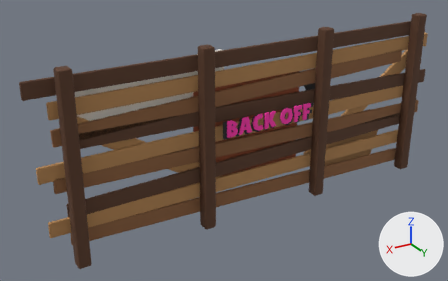
Two versions of the glTF model art/models/city_gate_barricade_door.glb, one commit apart.
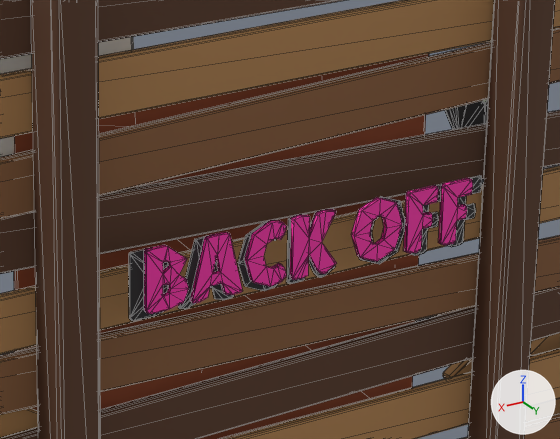
Each version is shown whole from a camera (50 mm lens) standing at (4.87, 6.97, 4.76) and looking at (0.5, -0.3, 1.12), then close up on the part from 42% to 74% of the width and 20% to 60% of the height. The axes (+X, +Y, +Z) are drawn at lower right. The lights are the same throughout. The older version's two pictures come first. The close-ups show mesh edges as thin lines. Vertices at exactly the same position are counted once.

The first close-up shows 'Leaf'.
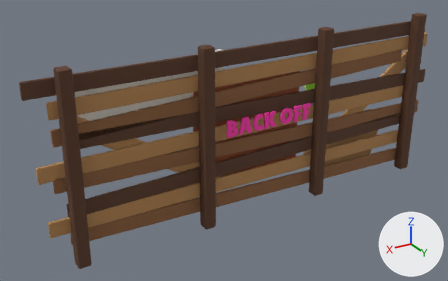
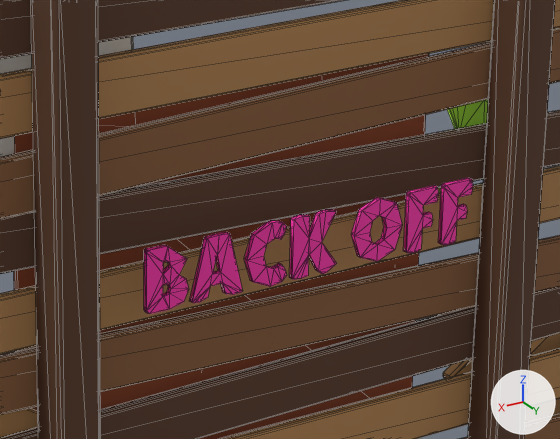
Pixel boxes (x1, y1, x2, y2) of what changed, in the close-ups (560 x 439 px):
part 1 of me_leaf, deleted (black): before (129, 247, 169, 321)
part 2 of me_leaf, deleted (black): before (445, 99, 488, 129)
part 3 of me_leaf, deleted: before (178, 235, 234, 309)
part 4 of me_leaf, deleted: before (447, 175, 482, 247)
part 5 of me_leaf, deleted: before (409, 183, 443, 256)
part 6 of me_leaf, cut back: before (237, 196, 405, 291); after (272, 210, 381, 269)

What changed in the scene script:
```text
Change me_leaf:
    used by ob_leaf; location = (0.0, 0.25, 0.0)
    remove me_leaf.from_pydata(...)  # 1640 vertices, 3100 faces; spans x -3.34..3.38, y -0.68..-0.08, z 0.0..2.7
    add me_leaf.from_pydata(...)  # 1326 vertices, 2488 faces; spans x -3.34..3.38, y -0.68..-0.08, z 0.0..2.7
    me_leaf part 1: the loose piece of 52 vertices spanning x 0.59..0.78, y -0.12..-0.11, z 1.36..1.62 is deleted
    me_leaf part 2: the loose piece of 40 vertices spanning x -1.28..-0.72, y -0.38..-0.36, z 1.37..1.97 is deleted
    me_leaf part 3: the loose piece of 34 vertices spanning x 0.34..0.57, y -0.12..-0.11, z 1.35..1.62 is deleted
    me_leaf part 4: the loose piece of 34 vertices spanning x -0.79..-0.64, y -0.11..-0.1, z 1.35..1.62 is deleted
    me_leaf part 5: the loose piece of 34 vertices spanning x -0.61..-0.46, y -0.11..-0.1, z 1.35..1.62 is deleted
    me_leaf part 6
    120 vertices are removed from x -0.44..0.32, y -0.12..-0.1, z 1.35..1.62
    261 faces are deleted
    4 vertices move within x -0.29..0.16, y -0.11, z 1.44..1.61
    29 new faces join them, mat_citypaint_ff2fae (pink #ff2fae)
    remove me_leaf.materials.append(mat_citypaint_1d1a1d)  # black #1d1a1d
```
